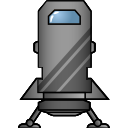
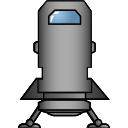
Layers edited between the first and the second w=128, h=128 image:
hid "Box" over (18, 0, 110, 128)
painted on "Box Base" over (23, 1, 107, 110)
